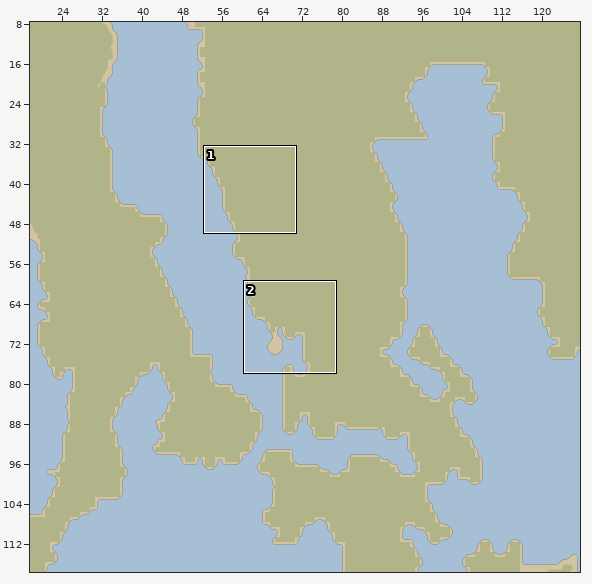
Level history. Tiled map (JSON): assets/map/world_map.json. The picture above shows the old version from afar; the outline marks the close-up.
Close-up. First the earlier version:
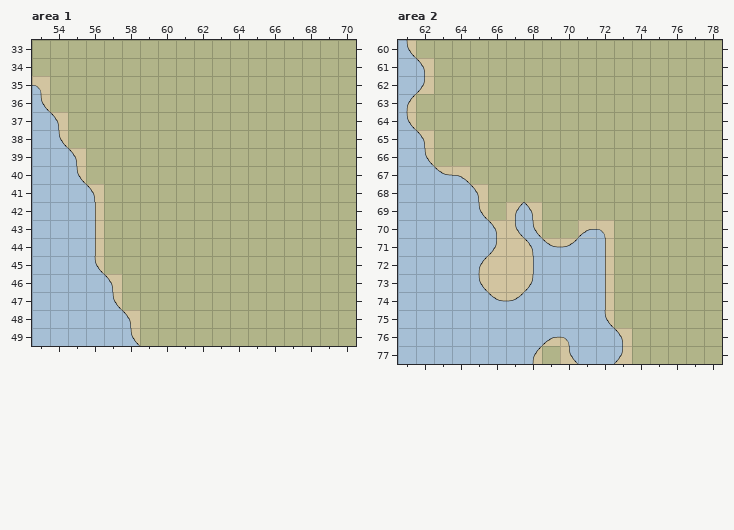
Cells are 32x32 px. Shown: area 1 x 53..70, y 33..49; area 2 x 61..78, y 60..77. The commit also changed other parts of the map, which this record leaves out. Tiles whose own drawing changed are shown in their newer look in all pictures.
Now the later version:
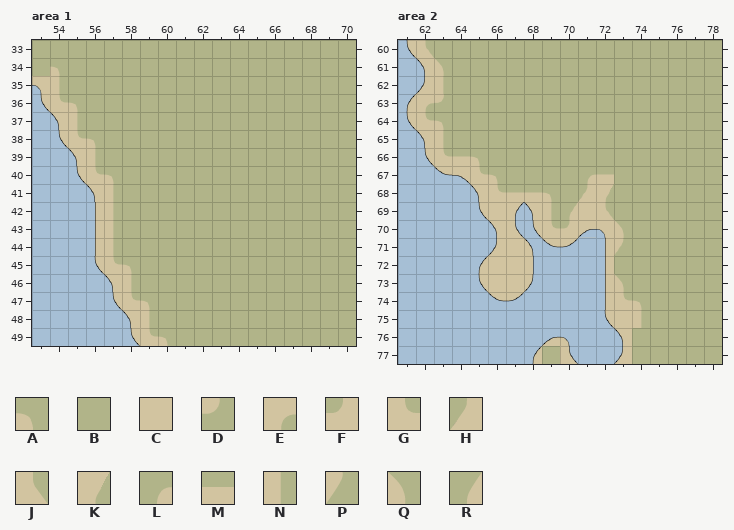
Key: from "ground-tileset": A 0, B 1, C 2, D 4, E 5, F 6, G 7, H 8, J 10, K 12, L 13, M 15, N 16, P 20, Q 21, R 22.
_ is an empty cell.
Changes in this commit:
Layer "world", area 1:
y 34: x 54 B -> A
y 35: x 54 B -> N
y 36: x 54..55 BB -> GA
y 37: x 55 B -> N
y 38: x 55..56 BB -> GA
y 39: x 56 B -> N
y 40: x 56..57 BB -> GA
y 41..44: x 57 B -> N
y 45: x 57..58 BB -> GA
y 46: x 58 B -> N
y 47: x 58..59 BB -> GA
y 48: x 59 B -> N
y 49: x 59..60 BB -> GA
Layer "world", area 2:
y 60: x 62 B -> J
y 61: x 63 B -> Q
y 62: x 63 B -> N
y 63: x 62..63 BB -> ED
y 64: x 62..63 BB -> GA
y 65: x 63 B -> N
y 66: x 63..65 BBB -> GMA
y 67: x 65..66 BB -> GA; x 71..72 BB -> LM
y 68: x 66..69 BBBB -> GMMA; x 71..72 BB -> HK
y 69: x 66 B -> C; x 69..72 BBBB -> NRCJ
y 70: x 69..70 BB -> GF; x 73 B -> Q
y 71: x 73 B -> P
y 73: x 73 B -> Q
y 74: x 73..74 BB -> GA
y 75: x 73..74 BB -> CN
Changed places in both close-ups, as pixel boxes (x1, y1, x2, y2):
changed: (50, 66, 168, 346)
changed: (416, 40, 624, 256)
changed: (614, 274, 642, 328)
